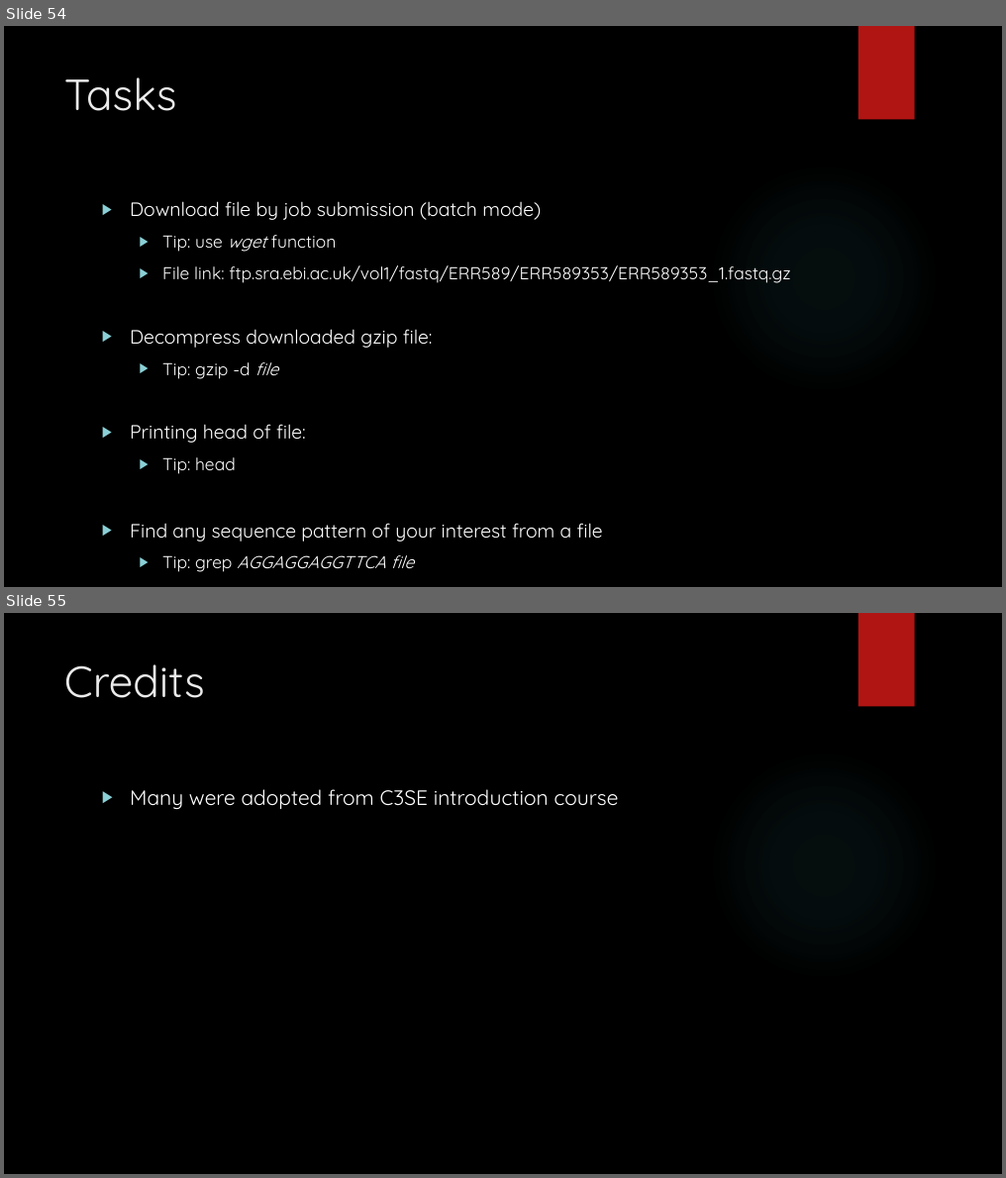
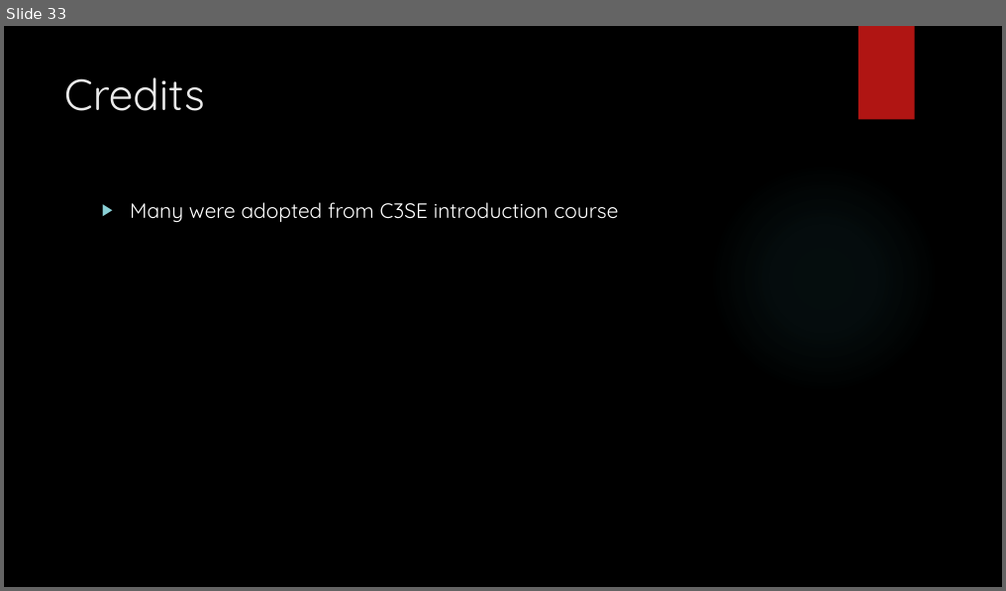
Before and after one commit to muharif/MicrobiomeKCL2020, a slide deck: IntroToLinux.pptx. Shown one above the other, each under a label of ours: slides 54 and 55 before the commit, slide 33 after it. The pictures are 1006x1178 and 1006x591 pixels, drawn with LibreOffice and Linux fonts; fonts in the diff are those of the drawing; background and template pictures are left out. Boxes give left, top, right and bottom in pixels: in the first picture for what was removed or moved away, otherwise in the second. Text is boxed around its words. In the diff, an @@ line names an element or a change of style, - is before the commit and + after.

```diff
--- a/IntroToLinux.pptx
+++ b/IntroToLinux.pptx
@@ slide 54 removed at (x1=4, y1=26, x2=1002, y2=587), background picture (left out); not listed: 2 template elements that a slide beside it also shows @@
@@ title removed at (x1=64, y1=77, x2=176, y2=111) @@
-Tasks
@@ text removed at (x1=130, y1=201, x2=790, y2=572) @@
-▶ Download file by job submission (batch mode)
-  ▶ Tip: use wget function
-  ▶ File link: ftp.sra.ebi.ac.uk/vol1/fastq/ERR589/ERR589353/ERR589353_1.fastq.gz
-▶ Decompress downloaded gzip file:
-  ▶ Tip: gzip -d file
-▶ Printing head of file:
-  ▶ Tip: head
-▶ Find any sequence pattern of your interest from a file
-  ▶ Tip: grep AGGAGGAGGTTCA file
@@ what was slide 55 is now slide 33 @@
```
Also in this commit, not shown: 21 other slides removed.
